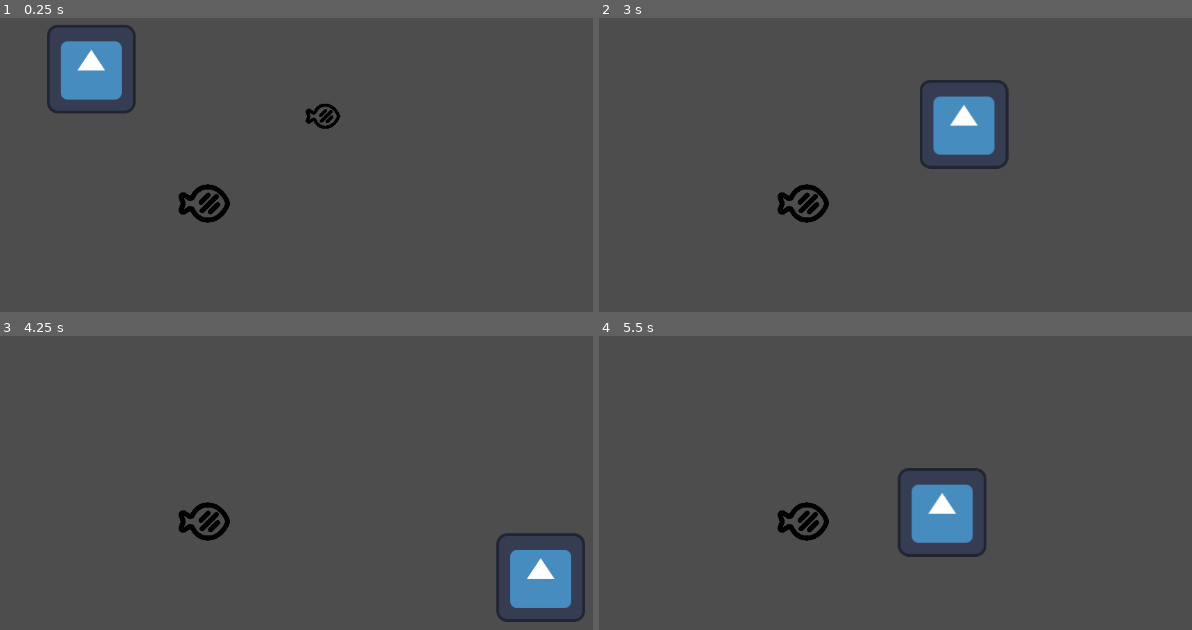
Above: before the commit, frames 1-4 (two rows, left to right).
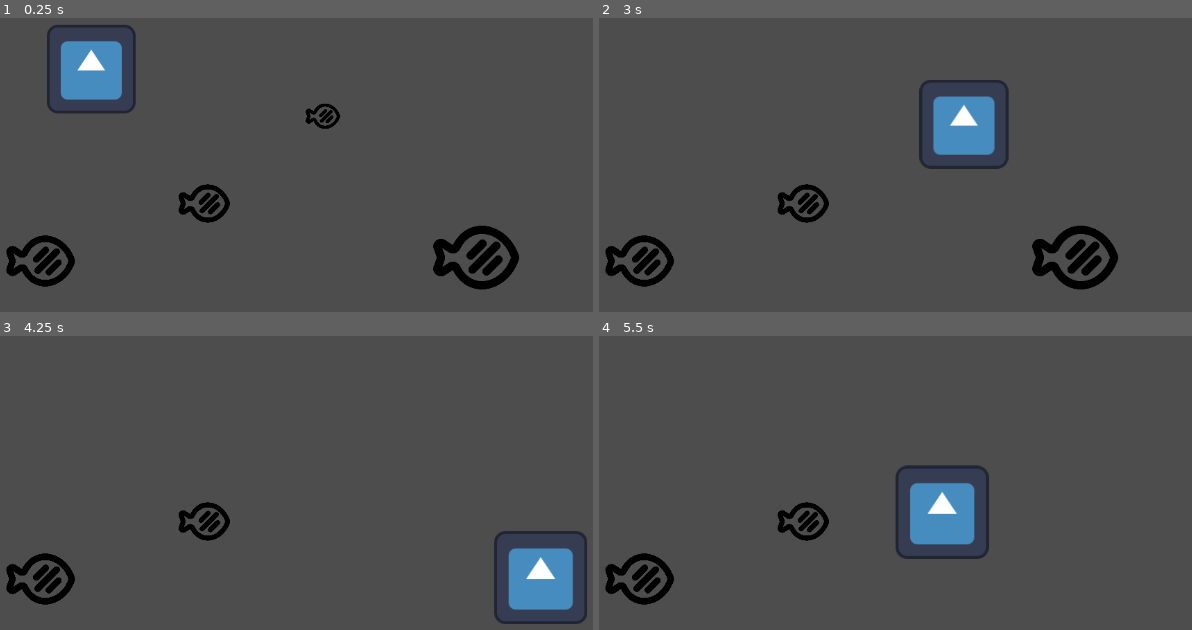
Above: after the commit, the same moments.

Repository: bryanjhdang/gmtk2024
Game: Godot game, scene res://scenes/sandbox.tscn
Two runs of this game, one before a commit and one after it. Both use one fixed random seed, a clock stepped at 60 frames per second and the inputs below. The engine's default icon, where the game draws it, is replaced by a stand-in: a white triangle on a blue panel in a dark square.
Inputs (mouse positions are in pixels of both pictures, inside the frame that each line leads up to):
- Up to frame 1 (0.25 s): no input
- Up to frame 2 (3 s): tap Enter at 0.5 s; move the mouse to (1079, 170) at 0.52 s; press the mouse at (1079, 170) at 0.53 s; move the mouse to (741, 217) at 1.27 s; release the mouse at (741, 217) at 1.28 s; tap Q (dash) at 1.35 s; click (741, 217) at 1.55 s; tap Space at 2 s; move the mouse to (984, 94) at 2.02 s; press the mouse at (984, 94) at 2.03 s; move the mouse to (859, 285) at 2.77 s; release the mouse at (859, 285) at 2.78 s; click (859, 285) at 2.85 s
- Up to frame 3 (4.25 s): tap Enter at 3.5 s; move the mouse to (545, 580) at 3.52 s; press the mouse at (545, 580) at 3.53 s; tap Q (dash) at 3.6 s
- Up to frame 4 (5.5 s): move the mouse to (664, 444) at 4.27 s; release the mouse at (664, 444) at 4.28 s; click (664, 444) at 4.35 s; tap Space at 5 s; move the mouse to (942, 512) at 5.02 s; press the mouse at (942, 512) at 5.03 s

The runs differ from the first frame. In frame 1, 2.6% of the frame differs, in the area x 1-88%, y 70-93%; in frame 2, 2.6%, in the area x 1-88%, y 24-93%; in frame 3, 2.1%; in frame 4, 2.1%.

Commit message:
completed player scaling based on score

Diff:
--- a/characters/fish/baby_fish.tscn
+++ b/characters/fish/baby_fish.tscn
@@ -9,7 +9,7 @@
 
 [node name="BabyFish" type="Area2D"]
 script = ExtResource("1_bi5rm")
-value = 1
+value = 1.0
 
 [node name="Sprite2D" type="Sprite2D" parent="."]
 scale = Vector2(0.1, 0.1)
--- a/characters/fish/fish.gd
+++ b/characters/fish/fish.gd
@@ -1,7 +1,7 @@
 extends Node2D
 
-@onready var game_manager = %GameManager
-@export var value: int
+@onready var game_manager: Node = %GameManager
+@export var value: float
 
 func _on_body_entered(body):
 	if game_manager.score > value:
--- /dev/null
+++ b/characters/fish/large_fish.tscn
@@ -0,0 +1,22 @@
+[gd_scene load_steps=4 format=3 uid="uid://dl712r8qjcteg"]
+
+[ext_resource type="Script" path="res://characters/fish/fish.gd" id="1_blv8a"]
+[ext_resource type="Texture2D" uid="uid://db0rf25g0ry6n" path="res://assets/fish-cooked-svgrepo-com.svg" id="2_j0sbq"]
+
+[sub_resource type="CapsuleShape2D" id="CapsuleShape2D_6rmjw"]
+radius = 43.0
+height = 114.0
+
+[node name="LargeFish" type="Area2D"]
+script = ExtResource("1_blv8a")
+value = 50.0
+
+[node name="Sprite2D" type="Sprite2D" parent="."]
+scale = Vector2(0.25, 0.25)
+texture = ExtResource("2_j0sbq")
+
+[node name="CollisionShape2D" type="CollisionShape2D" parent="."]
+rotation = 1.5708
+shape = SubResource("CapsuleShape2D_6rmjw")
+
+[connection signal="body_entered" from="." to="." method="_on_body_entered"]
--- /dev/null
+++ b/characters/fish/medium_fish.tscn
@@ -0,0 +1,22 @@
+[gd_scene load_steps=4 format=3 uid="uid://csgctauwlmbqg"]
+
+[ext_resource type="Script" path="res://characters/fish/fish.gd" id="1_xxxji"]
+[ext_resource type="Texture2D" uid="uid://db0rf25g0ry6n" path="res://assets/fish-cooked-svgrepo-com.svg" id="2_cw50w"]
+
+[sub_resource type="CapsuleShape2D" id="CapsuleShape2D_6rmjw"]
+radius = 35.0
+height = 90.0
+
+[node name="MediumFish" type="Area2D"]
+script = ExtResource("1_xxxji")
+value = 20.0
+
+[node name="Sprite2D" type="Sprite2D" parent="."]
+scale = Vector2(0.2, 0.2)
+texture = ExtResource("2_cw50w")
+
+[node name="CollisionShape2D" type="CollisionShape2D" parent="."]
+rotation = 1.5708
+shape = SubResource("CapsuleShape2D_6rmjw")
+
+[connection signal="body_entered" from="." to="." method="_on_body_entered"]
--- a/characters/fish/small_fish.tscn
+++ b/characters/fish/small_fish.tscn
@@ -9,7 +9,7 @@
 
 [node name="SmallFish" type="Area2D"]
 script = ExtResource("1_kwj5d")
-value = 5
+value = 5.0
 
 [node name="Sprite2D" type="Sprite2D" parent="."]
 scale = Vector2(0.15, 0.15)
--- a/characters/player/player.gd
+++ b/characters/player/player.gd
@@ -2,7 +2,7 @@
 
 @onready var game_manager = %GameManager
 
-const SPEED = 600.0
+const SPEED: float = 600.0
 var mouse_position = null
 
 # Character movement - the player follows the mouse when left click is held
@@ -11,8 +11,11 @@
 	velocity = Vector2(0,0)
 	mouse_position = get_global_mouse_position()
 
+	# change the player size based on score
+	scale = Vector2((game_manager.score + 900) / 1000, (game_manager.score + 900) / 1000)
+
 	if Input.is_action_pressed("move"):
-		var direction = (mouse_position - position).normalized()
+		var direction: Vector2 = (mouse_position - position).normalized()
 		velocity = (direction * SPEED)
 
 	move_and_slide()
--- a/scenes/game_manager.gd
+++ b/scenes/game_manager.gd
@@ -1,7 +1,7 @@
 extends Node
 
-var score = 5
+var score: float = 100
 
-func add_point(amount):
+func add_point(amount: float):
 	score += amount
 	print(score)
--- a/scenes/sandbox.tscn
+++ b/scenes/sandbox.tscn
@@ -1,9 +1,11 @@
-[gd_scene load_steps=5 format=3 uid="uid://bd1y1mjb4waxu"]
+[gd_scene load_steps=7 format=3 uid="uid://bd1y1mjb4waxu"]
 
 [ext_resource type="Script" path="res://scenes/game_manager.gd" id="1_kft4r"]
 [ext_resource type="PackedScene" uid="uid://dobfx4bhn6edj" path="res://characters/player/player.tscn" id="1_oa5yd"]
 [ext_resource type="PackedScene" uid="uid://cstbqkds6d5hl" path="res://characters/fish/baby_fish.tscn" id="2_e1r8k"]
 [ext_resource type="PackedScene" uid="uid://cbsal0wiyon0b" path="res://characters/fish/small_fish.tscn" id="4_mw18f"]
+[ext_resource type="PackedScene" uid="uid://csgctauwlmbqg" path="res://characters/fish/medium_fish.tscn" id="5_6w228"]
+[ext_resource type="PackedScene" uid="uid://dl712r8qjcteg" path="res://characters/fish/large_fish.tscn" id="6_7m8r5"]
 
 [node name="TestingPlayground" type="Node2D"]
 
@@ -19,3 +21,9 @@
 
 [node name="SmallFish" parent="." instance=ExtResource("4_mw18f")]
 position = Vector2(433, 337)
+
+[node name="MediumFish" parent="." instance=ExtResource("5_6w228")]
+position = Vector2(197, 420)
+
+[node name="LargeFish" parent="." instance=ExtResource("6_7m8r5")]
+position = Vector2(825, 415)
